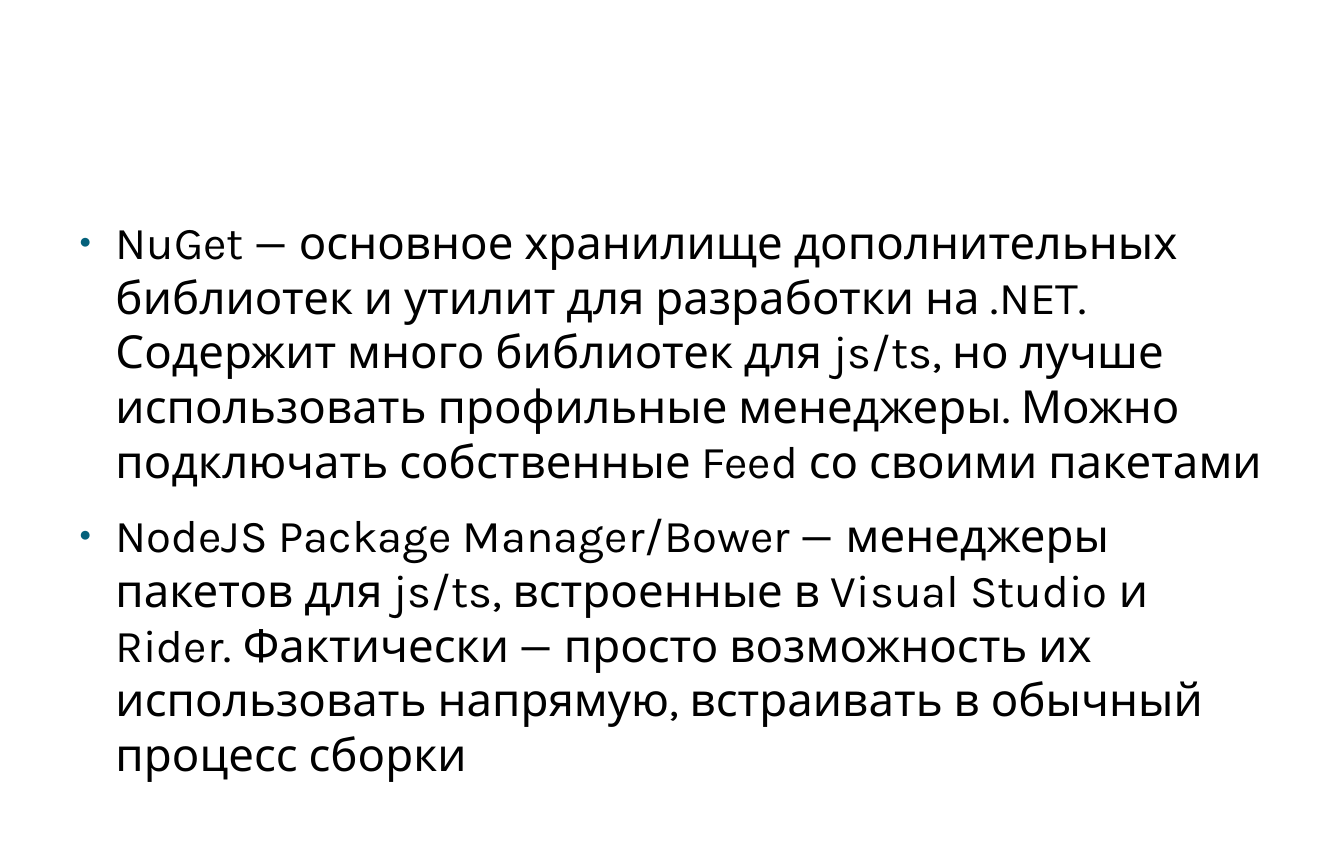
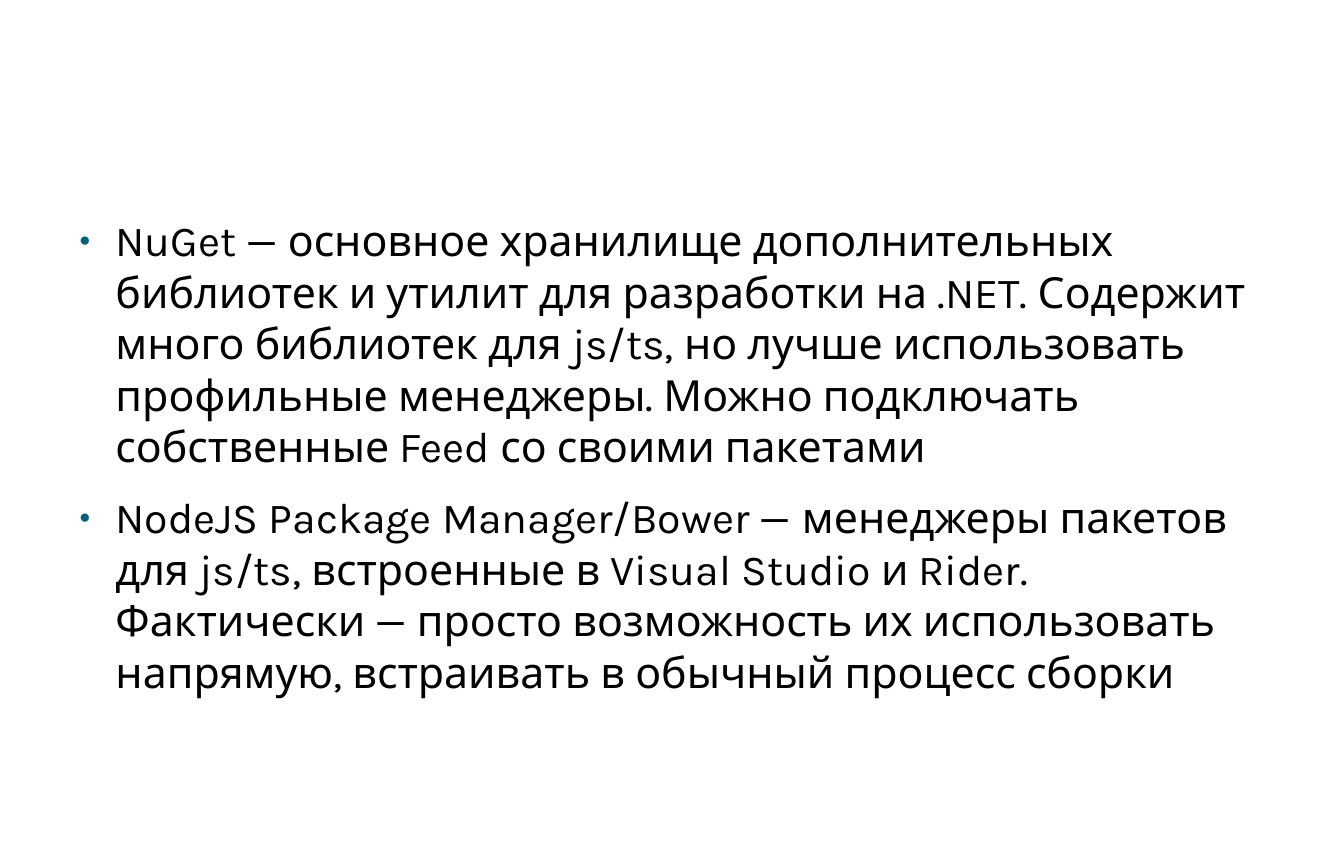
Before and after one commit to klimenkoAnna/DeveloperInstrumentalTools, a slide deck: slide 7 of docs/ETU DIT #1.pptx. Drawn at 1344x847 pixels with LibreOffice and Linux fonts; fonts in the diff are those of the drawing; background and template pictures are left out. Boxes give left, top, right and bottom in pixels: in the first picture for what was removed or moved away, otherwise in the second. Text is boxed around its words. In the diff, an @@ line names an element or a change of style, - is before the commit and + after.

Commit message:
and more updates to lection #1

```diff
--- a/docs/ETU DIT #1.pptx
+++ b/docs/ETU DIT #1.pptx
@@ text "NuGet — основное хранилище дополнительных ..." at (115,228,1246,699): size 32 to 30.1 pt @@
```
